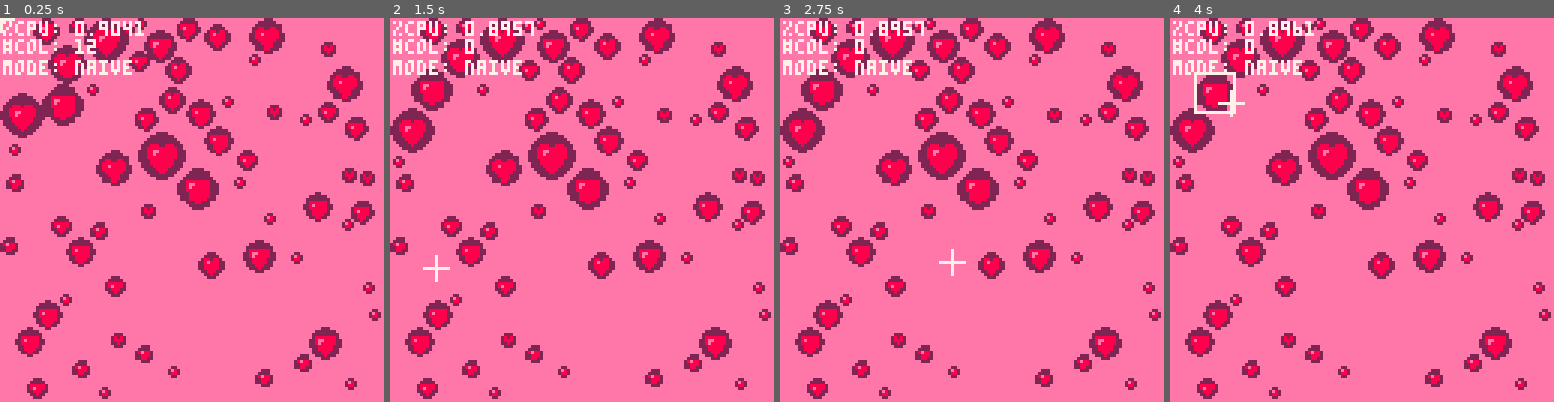
Above: before the commit, frames 1-4 (left to right).
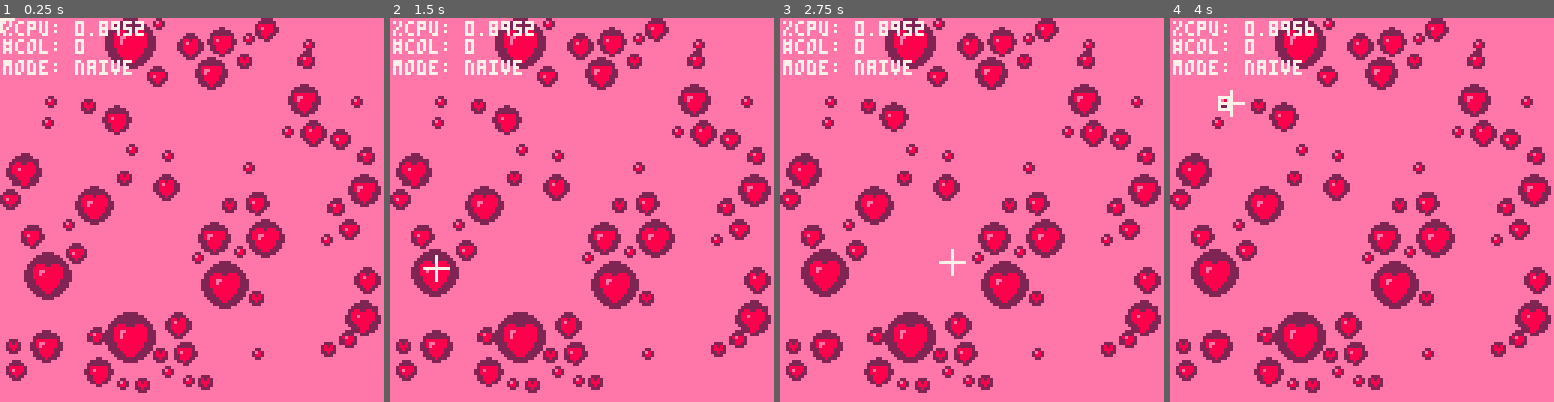
Above: after the commit, the same moments.

Repository: ghostofrasputin/SpatialHash
Game: PICO-8 cartridge cart.p8
The game is run twice, just before and just after one commit, with the same random seed, the same clock (stepped at 60 frames per second) and the same inputs.
Inputs (mouse positions are in pixels of both pictures, inside the frame that each line leads up to):
- Up to frame 1 (0.25 s): no input
- Up to frame 2 (1.5 s): click (670, 121) at 0.67 s; tap O (Z key) at 0.7 s; click (436, 267) at 1.22 s
- Up to frame 3 (2.75 s): tap O (Z key) at 1.7, 2.1, 2.5 s; click (887, 114) at 1.77 s; click (952, 259) at 2.32 s
- Up to frame 4 (4 s): click (1404, 106) at 2.87 s; tap O (Z key) at 2.9, 3.3, 3.7 s; click (1465, 256) at 3.42 s; click (1231, 102) at 3.97 s

The runs differ from the first frame. In frame 1, 32% of the frame differs, in the area x 0-100%, y 0-100%; in frame 2, 32%; in frame 3, 32%; in frame 4, 32%.

Commit message:
update 1
almost done, base functions built

Diff:
--- a/cart.p8
+++ b/cart.p8
@@ -1,6 +1,8 @@
 pico-8 cartridge // http://www.pico-8.com
 version 8
 __lua__
+-- Spatial Hashing
+-- Jacob Preston 1355102
 
 function on_hearts_collide(a,b)
 	if rnd(1) < 0.5 then
@@ -10,6 +12,8 @@
 	end
 end
 
+-- checks for circle collisions
+-- returns list of colliding circle tables
 function query_naive(circles, q)
 	local results = {}
 	for c in all(circles) do
@@ -24,13 +28,15 @@
 	return results
 end
 
+-- returns a collision pair of
+-- 2 circle data tables
 function sweep_naive(circles)
 	local collisions = {}
 
 	for q in all(circles) do
 		local results = query_naive(circles, q)
 		for r in all(results) do
-			if r != q then
+            if r != q then
 				add(collisions, {r,q})
 			end
 		end
@@ -39,24 +45,52 @@
 	return collisions
 end
 
-hash_mode = false
-
+-- maps pairs of integers into
+-- a single integer
+function hash_index(i,j)
+    return 127*j+i
+end
+
+-- for each circle, for each cell it
+-- falls into, compute the hash_index of
+-- the bucket for that cell and add a
+-- reference to that circle in that bucket
 function build_hash(circles)
-	--todo: implement this
-	return nil
-end
-
+	local hash = {}
+    for circle in all(circles) do
+        local cellList = circle_to_cells(circle)
+        for cell in all(cellList) do
+            local index = hash_index(cell[1],cell[2])
+            local bucket = hash[index] or {}
+            add(bucket,circle)
+            hash[index] = bucket
+        end
+    end
+    return hash
+end
+
+-- for every bucket, ask
+-- sweep_naive(bucket) for collisions;
+-- combine results across buckets
 function sweep_hash(hash)
-	--todo: implement this
+	for bucket in all(hash) do
+        sweep_naive(bucket)
+    end
 	return {}
 end
 
+-- for every cell which the q circle
+-- falls into, get the associated bucket
+-- from the hash and ask query_naive(bucket, q)
+-- for any overlaps; combine results across
+-- buckets
 function query_hash(hash, query)
 	--todo: imeplement this
 	return {}
 end
 
-
+-- hash mode:
+-- non-hash mode: returns all the collision pairs
 function sweep(circles)
 	if hash_mode then
 		last_hash = build_hash(circles)
@@ -66,6 +100,8 @@
 	end
 end
 
+-- hash mode:
+-- non-hash mode:
 function query(q)
 	if hash_mode then
 		return query_hash(last_hash,q)
@@ -74,47 +110,122 @@
 	end
 end
 
+-- returns a list of (i,j) pairs
+-- representing cells touched by
+-- the given circle c.
+function circle_to_cells(c)
+    local pairTable = {}
+    -- top left
+    calculate_pair(pairTable,c.x,c.y,-c.r,-c.r)
+    -- top right
+    calculate_pair(pairTable,c.x,c.y,c.r,-c.r)
+    -- bot left
+    calculate_pair(pairTable,c.x,c.y,-c.r,c.r)
+    -- bot right
+    calculate_pair(pairTable,c.x,c.y,c.r,c.r)
+    --iter = 42
+    local pairList = {}
+    for key,value in pairs(pairTable) do
+        add(pairList,value)
+        --print("pair: "..value[1] .." "..value[2], 1,iter,7)
+        --iter+=7
+    end
+    return pairList
+end
+
+-- calculates a pair for a point and this
+-- tables method makes it so no duplicates
+-- are added
+function calculate_pair(pairTable,x,y,rx,ry)
+    local px = x + rx
+    local py = y + ry
+    local pair = pixel_to_cell(px,py)
+    if pair ~= nil then
+        pairTable[pair[1]..pair[2]] = pair
+    end
+end
+
+-- returns a pair of integers (i,j)
+-- representing which cell pixel
+-- (x,y) falls into
+function pixel_to_cell(x,y)
+    for i=1,grid_size do
+        for j=1,grid_size do
+            local x_min = grid[i][j][1]
+            local y_min = grid[i][j][2]
+            local x_max = grid[i][j][3]
+            local y_max = grid[i][j][4]
+            if x>x_min and x<x_max and y>y_min and y<y_max then
+               --print("i: " ..i,1,21,7)
+               --print("j: " ..j, 1,28,7)
+               return {i,j}
+            end
+        end
+    end
+end
+
+-- create a list of grid tiles
+-- based on the cell size
+-- retuns list of min and max intervals
+function generateGrid()
+    local grid = {}
+    local x_min,y_min = 0,0
+    local x_max,y_max = cell_size,cell_size
+
+    for i=1,grid_size do
+        grid[i] = {}
+        for j=1,grid_size do
+            grid[i][j] = {x_min,y_min,x_max,y_max}
+            y_min += cell_size
+            y_max += cell_size
+        end
+        y_min = 0
+        y_max = cell_size
+        x_min += cell_size
+        x_max += cell_size
+    end
+
+    return grid
+end
 
 function _init()
-
 	poke(0x5f2d, 1) -- enable mouse
-
-	hearts = {}
-
-	for i = 1,64 do
-		add(hearts,{
-			x=rnd(128),
-			y=rnd(128),
-			r=2+rnd(8)*rnd(1),
-		})
-	end
-
-end
-
-last_ms = 0
-selected = nil
+    last_ms = 0
+    hash_mode = false
+    cell_size = 16
+    grid_size = 128/cell_size
+    selected = nil
+    hearts = {}
+    heartNum = 64
+    grid = generateGrid()
+    for i = 1,heartNum do
+		add(hearts,{x=rnd(128), y=rnd(128), r=2+rnd(8)*rnd(1)})
+	end
+end
 
 function _update60()
-
+    -- button 'left shift' or 'tab'
 	if btnp(4,1) then
 		hash_mode = not hash_mode
 	end
 
+    -- CPU used since last flip
+    -- (1.0 == 100% CPU at 30fps
 	local tick = stat(1)
 	collisions = sweep(hearts)
 	local tock = stat(1)
 	sweep_time = tock-tick
 
-	num_collisions = #collisions
-
+    -- moves hearts out of collision:
 	for pair in all(collisions) do
 		on_hearts_collide(pair[1],pair[2])
 	end
 
-	local mx = stat(32)
-	local my = stat(33)
-	local ms = stat(34)
-
+	local mx = stat(32) --> mouseX
+	local my = stat(33) --> mouseY
+	local ms = stat(34) --> button bitmask (1=prime,2=second,4=mid)
+
+    -- check for mouse-circle collision:
 	if ms > last_ms then
 		local results = query({x=mx,y=my,r=1})
 		if #results > 0 then
@@ -125,40 +236,46 @@
 	end
 	last_ms = ms
 
+    -- move selected heart circle:
 	if selected then
-		local k = 0.0625
-		selected.x += k*(mx-selected.x)
-		selected.y += k*(my-selected.y)
-	end
-
+		local speed = 0.0625
+		selected.x += speed*(mx-selected.x)
+		selected.y += speed*(my-selected.y)
+	end
+
+    -- keeps hearts on screen:
 	for h in all(hearts) do
 		h.x = mid(h.r, h.x, 128-h.r)
 		h.y = mid(h.r, h.y, 128-h.r)
 	end
-
 end
 
 function _draw()
-
 	cls(14)
-
+    -- draw hearts
 	for h in all(hearts) do
 		sspr(16,0,16,16,h.x-h.r,h.y-h.r,h.r*2,h.r*2)
 	end
 
+    -- draw box around selected heart:
 	if selected then
 		local s = selected
 		rect(s.x-s.r,s.y-s.r,s.x+s.r-1,s.y+s.r-1,7)
 	end
 
+    -- draw mouse cursor:
 	local mx,my = stat(32), stat(33)
 	local ms = stat(34)==1 and 1 or 17
 	line(mx-4,my,mx+4,my,7)
 	line(mx,my-4,mx,my+4,7)
 
-	print("%cpu: "..stat(1),1,1,7)
-	print("#col: "..num_collisions,1,7,7)
+	-- print info to screen:
+    print("%cpu: "..stat(1),1,1,7)
+	print("#col: "..#collisions,1,7,7)
 	print("mode: "..(hash_mode and "hash" or "naive"),1,14,7)
+    -- debug:
+    --circle_to_cells(hearts[1])
+    --pixel_to_cell(mx,my)
 end
 
 __gfx__
